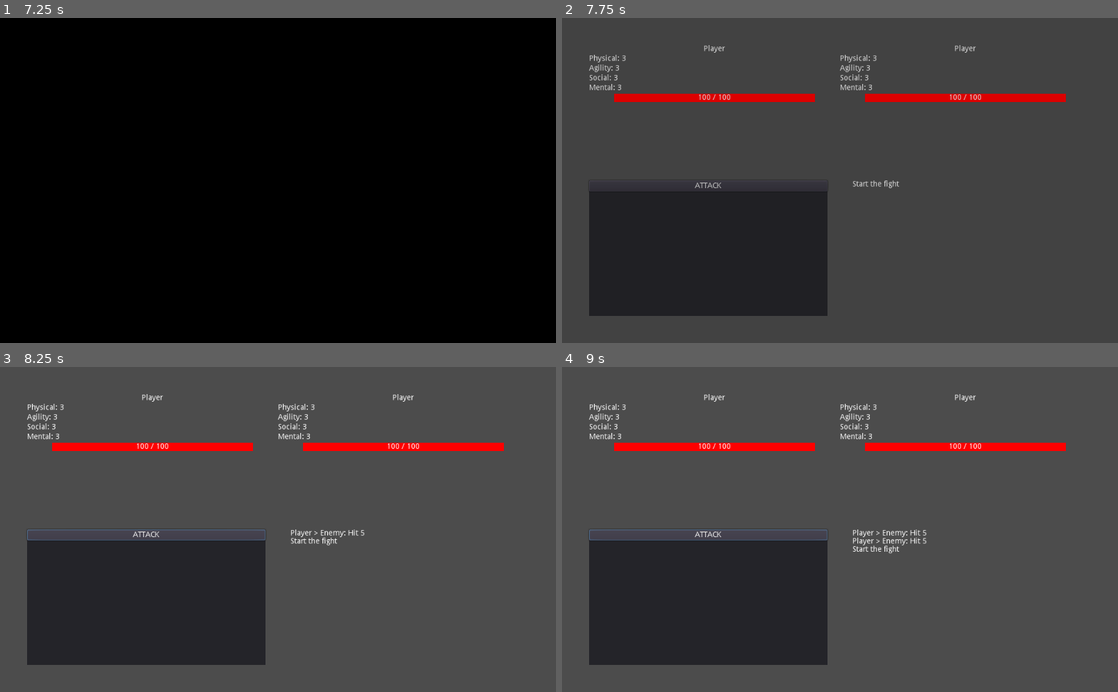
Above: before the commit, frames 1-4 (two rows, left to right).
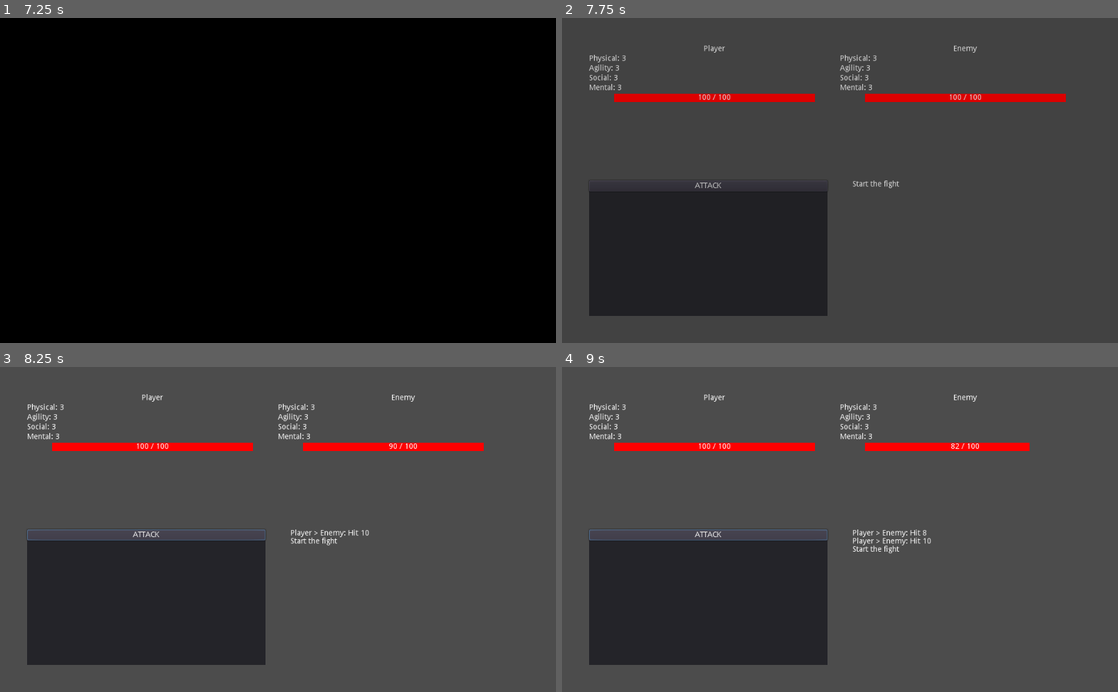
Above: after the commit, the same moments.

Repository: woliveira82/tactical-fight
Game: Godot game, scene res://src/control/SplashScreen.tscn
Same seed, same stepped clock (60 frames per second), same inputs: the game is played once before the commit and once after it.
Inputs:
- Up to frame 1 (7.25 s): tap Enter at 0.5, 2.75, 4.25 s; tap Space at 2, 3.5 s; click "START" at 5 s; click "START" at 5.75 s; click "START" at 6.5 s
- Up to frame 2 (7.75 s): click "ATTACK" at 7.25 s
- Up to frame 3 (8.25 s): click "ATTACK" at 8 s
- Up to frame 4 (9 s): click "ATTACK" at 8.75 s

Frame 1 is identical in both runs. In frame 2, less than 0.1% of the frame differs, in the area x 70-75%, y 8-11%; in frame 3, 0.2%; in frame 4, 0.3%, in the area x 64-91%, y 8-55%.

Commit message:
refact: change action to gamedata

Diff:
--- a/Fighter.gd
+++ b/Fighter.gd
@@ -1,22 +1,25 @@
 extends VBoxContainer
 
-
-func set_fighter(fighter_data):
-	$NameLabel.text = fighter_data["name"]
-	_update_attributes(fighter_data["attr"])
-	_update_stats(fighter_data["stats"])
+var fighter
 
 
-func _update_attributes(attributes_data):
-	$Physical/ValueLabel.text = str(attributes_data["physical"])
-	$Agility/ValueLabel.text = str(attributes_data["agility"])
-	$Social/ValueLabel.text = str(attributes_data["social"])
-	$Mental/ValueLabel.text = str(attributes_data["mental"])
+func set_fighter(new_fighter):
+	fighter = new_fighter
+	update_stats()
+	update_health()
 
 
-func _update_stats(stats_data):
-	$Label.text = "%d / %d" % [stats_data["health"], stats_data["max_health"]]
+func update_stats():
+	$NameLabel.text = fighter.char_name
+	$Physical/ValueLabel.text = str(fighter.physical)
+	$Agility/ValueLabel.text = str(fighter.agility)
+	$Social/ValueLabel.text = str(fighter.social)
+	$Mental/ValueLabel.text = str(fighter.mental)
+
+
+func update_health():
+	$Label.text = "%d / %d" % [fighter.health, fighter.max_health]
 	$Label/HealthColorRect.rect_size.y = 15
-	$Label/HealthColorRect.rect_size.x = (
-		stats_data["health"] / stats_data["max_health"] * $Label.rect_size.x * 0.8
-	)
+	var max_size = $Label.rect_size.x * 0.8
+	var new_size = float(fighter.health) / float(fighter.max_health) * max_size
+	$Label/HealthColorRect.rect_size.x = new_size
--- a/project.godot
+++ b/project.godot
@@ -17,7 +17,7 @@
 [autoload]
 
 SceneDirector="*res://src/control/SceneDirector.tscn"
-GameData="*res://src/game/GameData.gd"
+GameData="*res://src/game/GameData.tscn"
 
 [physics]
 
--- a/src/control/MainMenu.gd
+++ b/src/control/MainMenu.gd
@@ -2,4 +2,4 @@
 
 
 func _on_Button_button_up():
-	SceneDirector.change_to("res://src/game/Battleground.tscn")
+	SceneDirector.change_to("res://src/game/scenes/Battleground.tscn")
--- a/src/control/SceneDirector.gd
+++ b/src/control/SceneDirector.gd
@@ -14,4 +14,4 @@
 
 
 func _new_scene():
-	var value = get_tree().change_scene(scene_name)
+	get_tree().change_scene(scene_name)
--- a/src/game/Battleground.gd
+++ /dev/null
@@ -1,36 +0,0 @@
-extends Control
-
-
-const ATK_CHANCE: float = 0.8
-const DFS_CHANCE: float = 0.2
-const BASE_DAMAGE: int = 10
-
-var player = GameData.player
-var enemy = GameData.enemy
-var rng = GameData.rng
-
-
-func _ready():
-	$VBoxPlayer.set_fighter(player)
-	$VBoxEnemy.set_fighter(player)
-
-
-func _attack(attacker, defender):
-	var resume = '%s > %s: ' % [attacker['name'], defender['name']]
-	if rng.randf() < ATK_CHANCE + (attacker['attr']['agility'] / 100.0):
-		var damage = attacker['attr']['physical'] + rng.randi_range(1, 10)
-		defender['stats']['health'] -= damage
-		resume += 'Hit %d' % damage
-
-	else:
-		resume += 'Miss'
-
-	_show_results(resume)
-
-
-func _show_results(text):
-	$RichTextLabel.text = text + '\n' + $RichTextLabel.text
-
-
-func _on_AttackButton_button_up():
-	_attack(player, enemy)
--- /dev/null
+++ b/src/game/Character.gd
@@ -0,0 +1,40 @@
+extends Node
+
+
+var char_name = "Character"
+
+var physical = 3
+var agility = 3
+var social = 3
+var mental = 3
+
+var max_health = 70
+var health = 70
+
+
+func setup_stats(new_name):
+	char_name = new_name
+	max_health = 70 + physical * 10
+	health = max_health
+
+
+func damage(damage):
+	if damage < 0:
+		return health
+
+	health -= damage
+	if health < 0:
+		health = 0
+
+	return health
+
+
+func heal(heal):
+	if heal < 0:
+		return health
+
+	health += heal
+	if health > max_health:
+		health = max_health
+
+	return health
--- /dev/null
+++ b/src/game/Character.tscn
@@ -0,0 +1,6 @@
+[gd_scene load_steps=2 format=2]
+
+[ext_resource path="res://src/game/Character.gd" type="Script" id=1]
+
+[node name="Character" type="Node"]
+script = ExtResource( 1 )
--- a/src/game/GameData.gd
+++ b/src/game/GameData.gd
@@ -1,43 +1,28 @@
 extends Node
 
+var rng = RandomNumberGenerator.new()
 
-var player = {
-	"name": "Player",
-	"attr": {
-		"physical": 3,
-		"agility": 3,
-		"social": 3,
-		"mental": 3,
-	},
-	"stats": {
-		"max_health": 70,
-		"health": 70,
-	}
-}
+onready var player = $Player
+onready var enemy = $Enemy
 
-var enemy = {
-	"name": "Enemy",
-	"attr": {
-		"physical": 3,
-		"agility": 3,
-		"social": 3,
-		"mental": 3,
-	},
-	"stats": {
-		"max_health": 70,
-		"health": 70,
-	}
-}
-
-var rng = RandomNumberGenerator.new()
+const ATK_CHANCE: float = 0.8
+const DFS_CHANCE: float = 0.2
+const BASE_DAMAGE: int = 10
 
 
 func _ready():
 	rng.randomize()
-	_update_stats(player)
-	_update_stats(enemy)
+	player.setup_stats('Player')
+	enemy.setup_stats('Enemy')
 
 
-func _update_stats(fighter):
-	fighter["stats"]["max_health"] = 70 + 10 * fighter["attr"]["physical"]
-	fighter["stats"]["health"] = fighter["stats"]["max_health"]
+func attack(attacker, defender):
+	var agi_diference = (attacker.agility - defender.agility) / 100
+	if rng.randf() < (ATK_CHANCE + agi_diference):
+		var phy_diference = attacker.physical - defender.physical
+		var damage = phy_diference + rng.randi_range(5, 10)
+		damage = 1 if damage < 1 else damage
+		defender.damage(damage)
+		return damage
+
+	return 0
--- a/src/game/GameData.tscn
+++ b/src/game/GameData.tscn
@@ -1,6 +1,11 @@
-[gd_scene load_steps=2 format=2]
+[gd_scene load_steps=3 format=2]
 
 [ext_resource path="res://src/game/GameData.gd" type="Script" id=1]
+[ext_resource path="res://src/game/Character.tscn" type="PackedScene" id=2]
 
-[node name="Node" type="Node"]
+[node name="GameData" type="Node"]
 script = ExtResource( 1 )
+
+[node name="Player" parent="." instance=ExtResource( 2 )]
+
+[node name="Enemy" parent="." instance=ExtResource( 2 )]
--- /dev/null
+++ b/src/game/scenes/Battleground.gd
@@ -0,0 +1,36 @@
+extends Control
+
+
+const ATK_CHANCE: float = 0.8
+const DFS_CHANCE: float = 0.2
+const BASE_DAMAGE: int = 10
+
+var player = GameData.player
+var enemy = GameData.enemy
+var rng = GameData.rng
+
+
+func _ready():
+	$VBoxPlayer.set_fighter(player)
+	$VBoxEnemy.set_fighter(enemy)
+
+
+func _show_results(attacker_name, defender_name, damage):
+	var final_result = '%s > %s: ' % [attacker_name, defender_name]
+	if damage == 0:
+		final_result += 'Miss'
+
+	else:
+		final_result += 'Hit %d' % damage
+
+	$RichTextLabel.text = final_result + '\n' + $RichTextLabel.text
+
+
+func _on_AttackButton_button_up():
+	var damage = GameData.attack(player, enemy)
+	_show_results(player.char_name, enemy.char_name, damage)
+	$VBoxEnemy.update_health()
+
+
+func _update_health(new_health):
+	pass
--- a/src/game/Battleground.tscn
+++ b/src/game/scenes/Battleground.tscn
@@ -1,7 +1,7 @@
 [gd_scene load_steps=3 format=2]
 
-[ext_resource path="res://src/game/Fighter.tscn" type="PackedScene" id=1]
-[ext_resource path="res://src/game/Battleground.gd" type="Script" id=2]
+[ext_resource path="res://src/game/scenes/Fighter.tscn" type="PackedScene" id=1]
+[ext_resource path="res://src/game/scenes/Battleground.gd" type="Script" id=2]
 
 [node name="Battleground" type="Control"]
 anchor_right = 1.0
Renamed: src/game/Fighter.tscn -> src/game/scenes/Fighter.tscn
